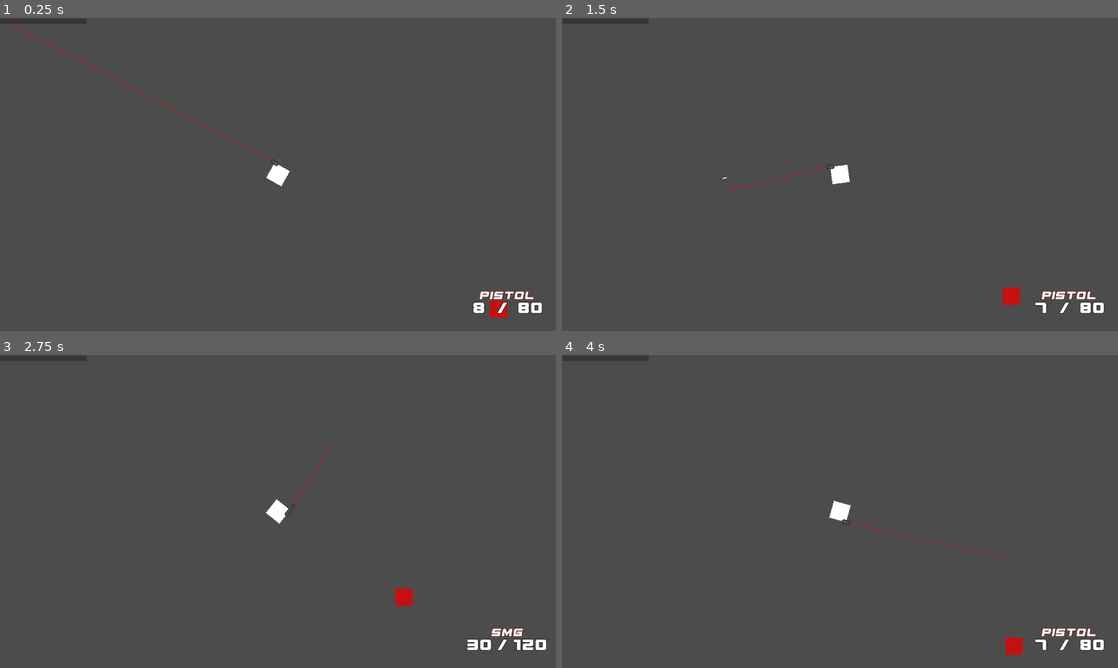
Above: before the commit, frames 1-4 (two rows, left to right).
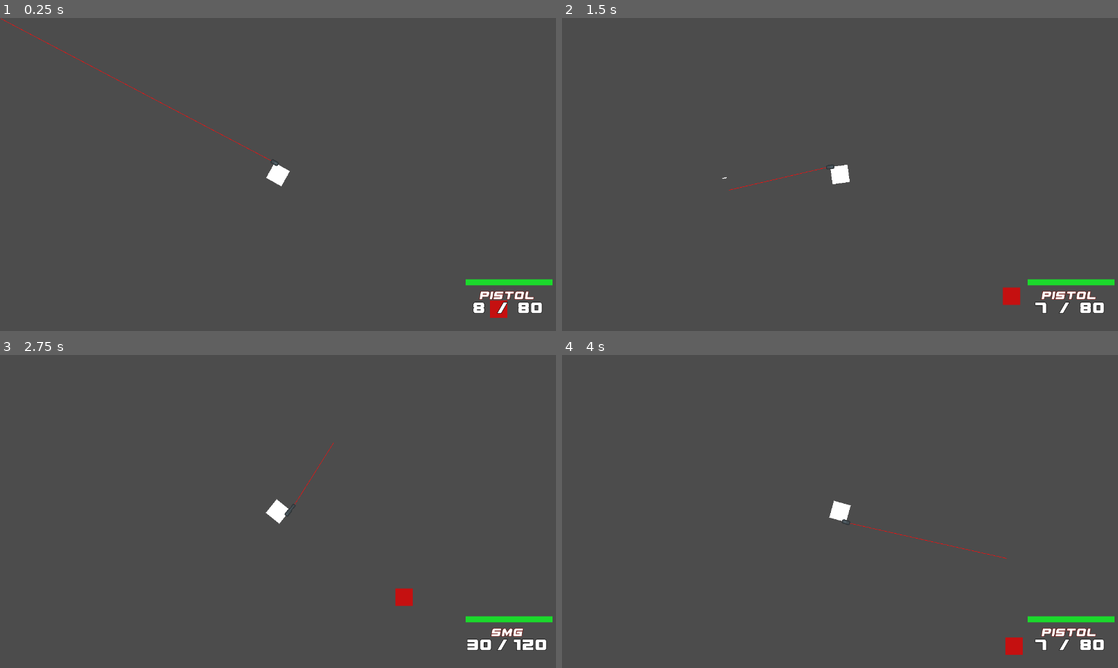
Above: after the commit, the same moments.

Repository: Eniiqz/CubeZ
Game: Godot game, scene res://World/World.tscn
Two runs of this game, one before a commit and one after it. Both use one fixed random seed, a clock stepped at 60 frames per second and the inputs below.
Inputs (mouse positions are in pixels of both pictures, inside the frame that each line leads up to):
- Up to frame 1 (0.25 s): no input
- Up to frame 2 (1.5 s): tap Enter at 0.5 s; move the mouse to (962, 158) at 0.52 s; press the mouse at (962, 158) at 0.53 s; hold D (move_right) 0.53-1.28 s; tap 1 (weapon_slot_1) at 0.8, 1.35 s; move the mouse to (728, 190) at 1.27 s; release the mouse at (728, 190) at 1.28 s; hold S (move_down) from 1.28 s (still down)
- Up to frame 3 (2.75 s): tap 2 (weapon_slot_2) at 1.55, 2.1 s; move the mouse to (333, 442) at 2.02 s; release S (move_down) at 2.03 s; hold D (move_right) from 2.03 s (still down); hold 3 (weapon_slot_3) from 2.03 s (still down)
- Up to frame 4 (4 s): move the mouse to (812, 574) at 2.77 s; release D (move_right) at 2.78 s; release 3 (weapon_slot_3) at 2.78 s; hold W (move_up) 2.78-3.53 s; tap 3 (weapon_slot_3) at 2.85 s; click (812, 574) at 3.05 s; move the mouse to (1006, 558) at 3.52 s; hold A (move_left) from 3.53 s (still down); hold Shift (move_sprint) from 3.53 s (still down); tap 1 (weapon_slot_1) at 3.8 s

The runs differ from the first frame. In frame 1, 0.4% of the frame differs, in the area x 0-100%, y 0-86%; in frame 2, 0.3%; in frame 3, 0.3%; in frame 4, 0.3%.

Commit message:
Fixed bursting and auto reload issues, added health bar

Diff:
--- a/Player/Player.tscn
+++ b/Player/Player.tscn
@@ -37,16 +37,10 @@
 [node name="WeaponEnd" parent="WeaponManager/Pistol" index="2"]
 position = Vector2( 9.5, 0 )
 
-[node name="Line2D" parent="WeaponManager/Pistol" index="3"]
-default_color = Color( 0.996078, 0.0509804, 0.0509804, 1 )
-
 [node name="SMG" parent="WeaponManager" instance=ExtResource( 5 )]
 fire_rate = 800
 max_range = 1500
 bullet_velocity = 1540
-
-[node name="Line2D" parent="WeaponManager/SMG" index="3"]
-default_color = Color( 0.996078, 0.0509804, 0.0509804, 1 )
 
 [node name="Burst AR" parent="WeaponManager" instance=ExtResource( 6 )]
 default_ammo_in_mag = 30
--- a/User Interface/HUD.gd
+++ b/User Interface/HUD.gd
@@ -3,18 +3,23 @@
 onready var Ammo = get_node("Ammo")
 onready var ReserveAmmo = get_node("Reserve")
 onready var Weapon = get_node("Weapon")
+onready var Health = get_node("Health")
 
 var Player
 var CurrentWeapon
 
 func _ready():
+	print(Health)
 	GlobalSignal.connect("weapon_ammo_changed", self, "on_weapon_ammo_changed")
 	GlobalSignal.connect("weapon_changed", self, "on_weapon_changed")
 	GlobalSignal.connect("weapon_reloaded", self, "on_weapon_reloaded")
+	GlobalSignal.connect("health_changed", self, "on_health_changed")
 
 func set_player(new_player):
+	yield(self, "ready")
 	if Player != new_player:
 		Player = new_player
+		Health.set_value(float(Player.health))
 
 func on_weapon_reloaded(weapon):
 	print(weapon, " reloaded")
@@ -23,7 +28,6 @@
 		update_hud("Reserve", weapon.current_ammo_reserve)
 
 func on_weapon_changed(previous_weapon, new_weapon):
-	print(previous_weapon, Weapon)
 	CurrentWeapon = new_weapon
 	Weapon.text = CurrentWeapon.name
 	print("weapon changed to: ", new_weapon.name)
@@ -35,6 +39,11 @@
 		update_hud("Ammo", new_ammo)
 		update_hud("Reserve", new_reserve)
 
+func on_health_changed(object, new_health):
+	if object == Player:
+		Health.set_value(float(new_health))
+
+
 func update_hud(node_name: String, new_value):
 	var node = get_node_or_null(node_name)
 	if node != null:
--- a/User Interface/HUD.tscn
+++ b/User Interface/HUD.tscn
@@ -10,6 +10,9 @@
 outline_color = Color( 0.423529, 0.0509804, 0.0352941, 1 )
 use_filter = true
 font_data = ExtResource( 3 )
+
+[sub_resource type="StyleBoxFlat" id=2]
+bg_color = Color( 0.109804, 0.854902, 0.176471, 1 )
 
 [node name="HUD" type="CanvasLayer"]
 script = ExtResource( 2 )
@@ -82,11 +85,19 @@
 "_edit_use_anchors_": false
 }
 
-[node name="HealthBar" type="ProgressBar" parent="."]
-margin_right = 200.0
-margin_bottom = 14.0
+[node name="Health" type="ProgressBar" parent="."]
+anchor_left = 0.5
+anchor_top = 0.5
+anchor_right = 0.5
+anchor_bottom = 0.5
+margin_left = 431.731
+margin_top = 240.759
+margin_right = 631.731
+margin_bottom = 254.759
+custom_styles/fg = SubResource( 2 )
 step = 1.0
 percent_visible = false
 __meta__ = {
-"_edit_use_anchors_": false
+"_edit_use_anchors_": false,
+"_editor_description_": "x"
 }
--- a/Weapons/Weapon.gd
+++ b/Weapons/Weapon.gd
@@ -30,6 +30,7 @@
 export (bool) var is_shotgun = false
 export (bool) var is_equipped = false
 export (bool) var is_reloading = false
+export (bool) var is_bursting = false
 
 export (int) var shots_in_burst
 export (float) var shot_delay
@@ -46,6 +47,9 @@
 	WeaponLine.set_point_position(0, WeaponEnd.position)
 	ReloadTimer.connect("timeout", self, "_finish_reload")
 
+func cancel_reload():
+	ReloadTimer.stop()
+	is_reloading = false
 
 func _finish_reload():
 	var rounds_needed = default_ammo_in_mag - current_ammo_in_mag
@@ -62,6 +66,8 @@
 		GlobalSignal.emit_signal("weapon_ammo_changed", current_ammo_in_mag, current_ammo_reserve)
 		GlobalSignal.emit_signal("weapon_reloaded", self)
 	is_reloading = false
+	if fire_mode == 2:
+		is_bursting = false
 
 func reload():
 	if current_ammo_in_mag < default_ammo_in_mag:
@@ -69,6 +75,8 @@
 		ReloadTimer.start(reload_time)
 
 func shoot():
+	if is_reloading and current_ammo_in_mag > 0:
+		cancel_reload()
 	if can_shoot and not is_reloading and current_ammo_in_mag > 0 and ShootCooldown.is_stopped():
 		ShootCooldown.start(shot_delay)
 		current_ammo_in_mag -= 1
--- a/Weapons/WeaponManager.gd
+++ b/Weapons/WeaponManager.gd
@@ -20,8 +20,7 @@
 
 func switch_weapon(new_weapon):
 	if current_weapon != null and current_weapon.is_reloading:
-		current_weapon.ReloadTimer.stop()
-		current_weapon.is_reloading = false
+		current_weapon.cancel_reload()
 	var previous_weapon = current_weapon
 	if new_weapon != previous_weapon:
 		if previous_weapon != null:
@@ -53,6 +52,7 @@
 		if current_weapon.current_ammo_in_mag == 0 and current_weapon.auto_reload:
 			current_weapon.reload()
 
+
 func _process(delta):
 	if current_weapon != null:
 		var line_offset = Player.get_node("CollisionShape2D").shape.get_extents()
@@ -60,7 +60,6 @@
 		if Input.is_action_pressed("weapon_shoot") and current_weapon.fire_mode == 1:
 			current_weapon.shoot()
 
-var can_burst = true
 func _input(event: InputEvent):
 	if current_weapon != null:
 		if event.is_action_released("weapon_shoot"):
@@ -68,13 +67,13 @@
 				0:
 					current_weapon.shoot()
 				2:
-					if can_burst and current_weapon.BurstCooldown.is_stopped():
-						can_burst = false
+					if not current_weapon.is_bursting and current_weapon.BurstCooldown.is_stopped():
+						current_weapon.is_bursting = true
 						for shot in current_weapon.shots_in_burst:
 							current_weapon.shoot()
 							yield(current_weapon.ShootCooldown, "timeout")
 						current_weapon.BurstCooldown.start(current_weapon.burst_delay)
-						can_burst = true
+						current_weapon.is_bursting = false
 		elif event.is_action_released("weapon_reload"):
 			current_weapon.reload()
 		elif event.is_action_released("weapon_slot_1"):
Not shown: 1 places in User Interface/HUD.tscn that only renumber resources
